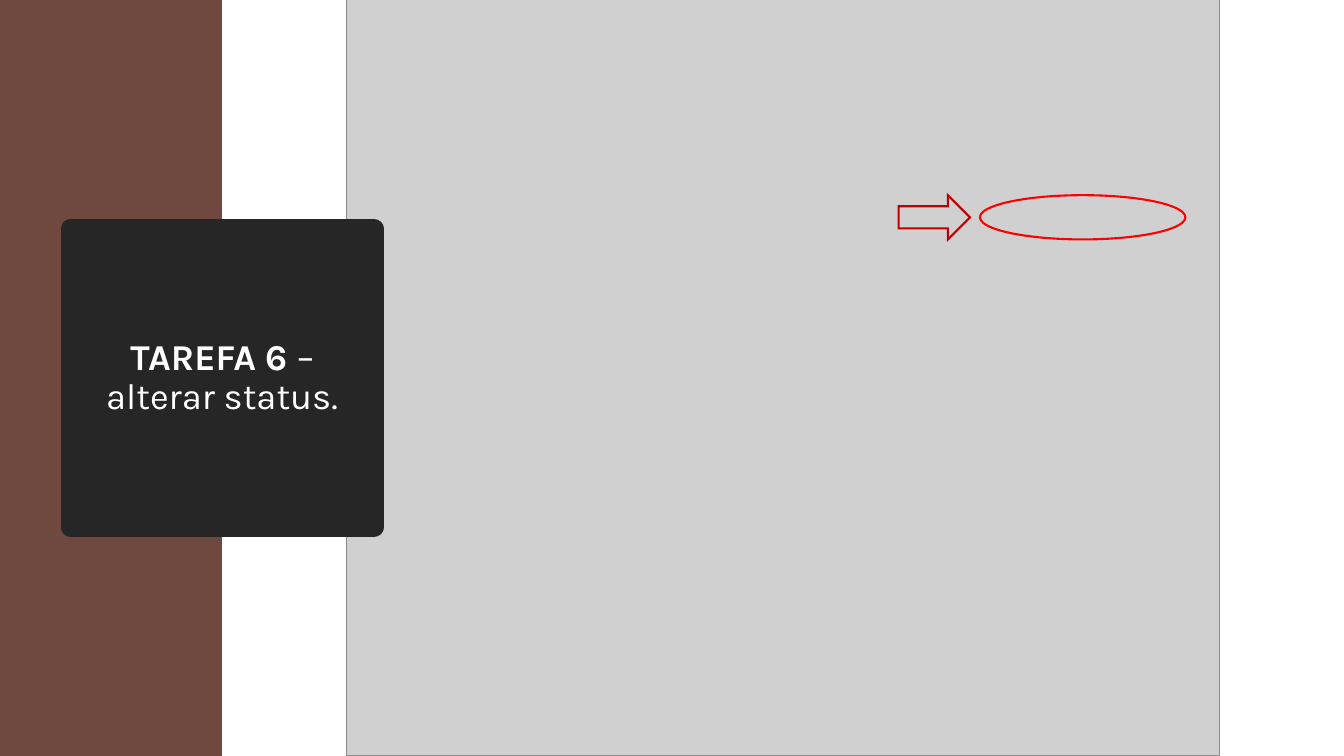
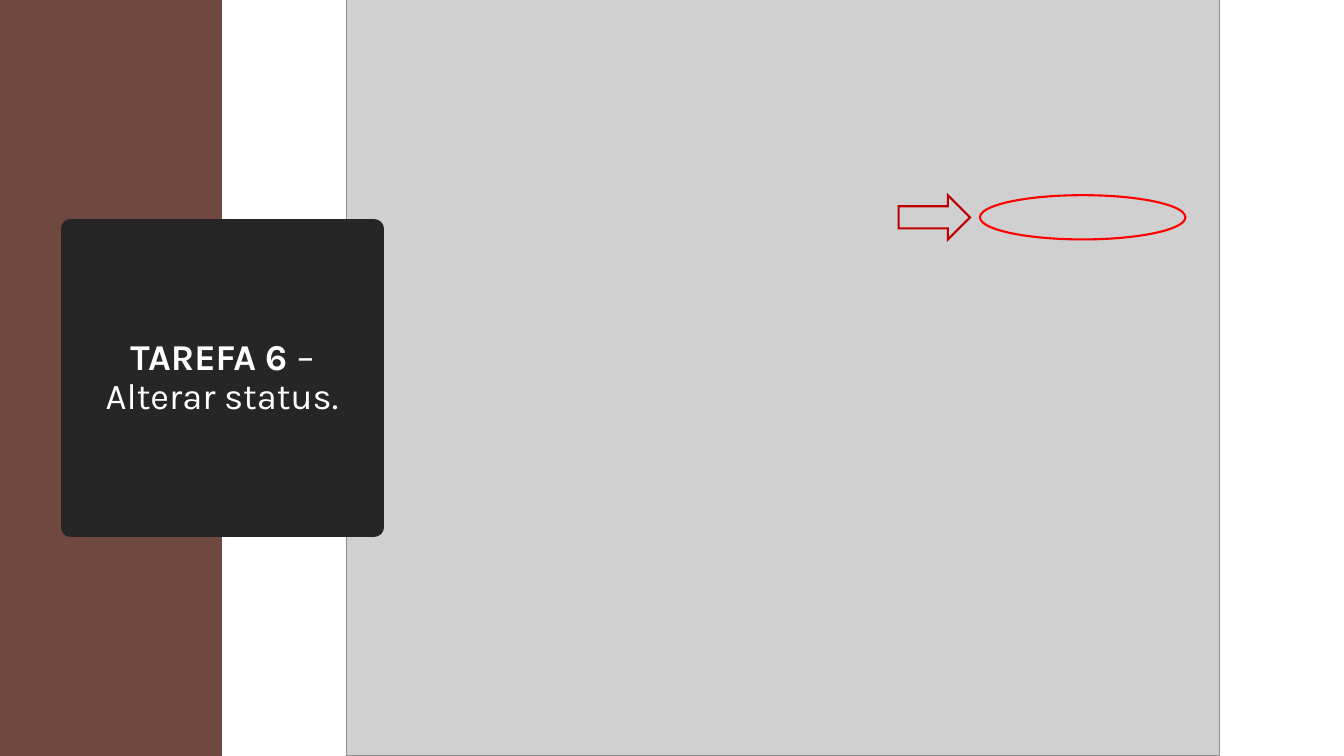
Before and after one commit to ICEI-PUC-Minas-PMV-SI/pmv-si-2026-1-pe3-t3-squad-05, a slide deck: slide 39 of docs/testes/Fluxo.pptx (slide 40 before the commit). Drawn at 1344x756 pixels with LibreOffice and Linux fonts; fonts in the diff are those of the drawing; grey boxes stand for pictures. Boxes give left, top, right and bottom in pixels: in the first picture for what was removed or moved away, otherwise in the second. Text is boxed around its words. In the diff, an @@ line names an element or a change of style, - is before the commit and + after.

```diff
--- a/docs/testes/Fluxo.pptx
+++ b/docs/testes/Fluxo.pptx
@@ title at (106, 346, 338, 410): text changed @@
-TAREFA 6 –alterar status.
+TAREFA 6 –Alterar status.
```
Also in this commit, not shown: 12 other slides changed, 1 slide removed.
